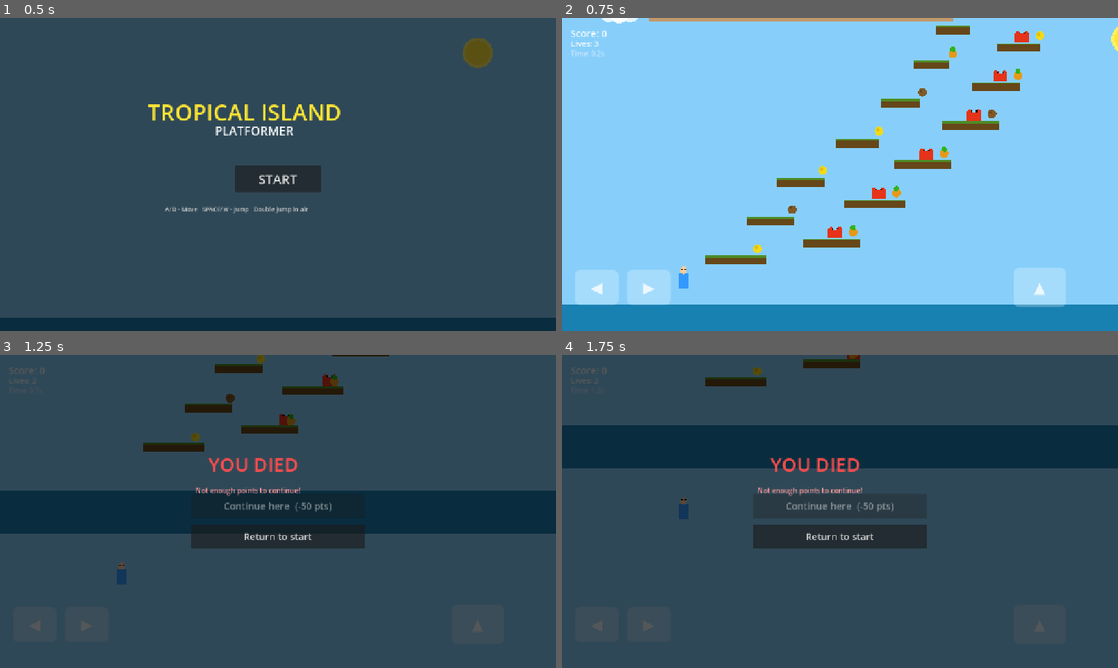
Above: before the commit, frames 1-4 (two rows, left to right).
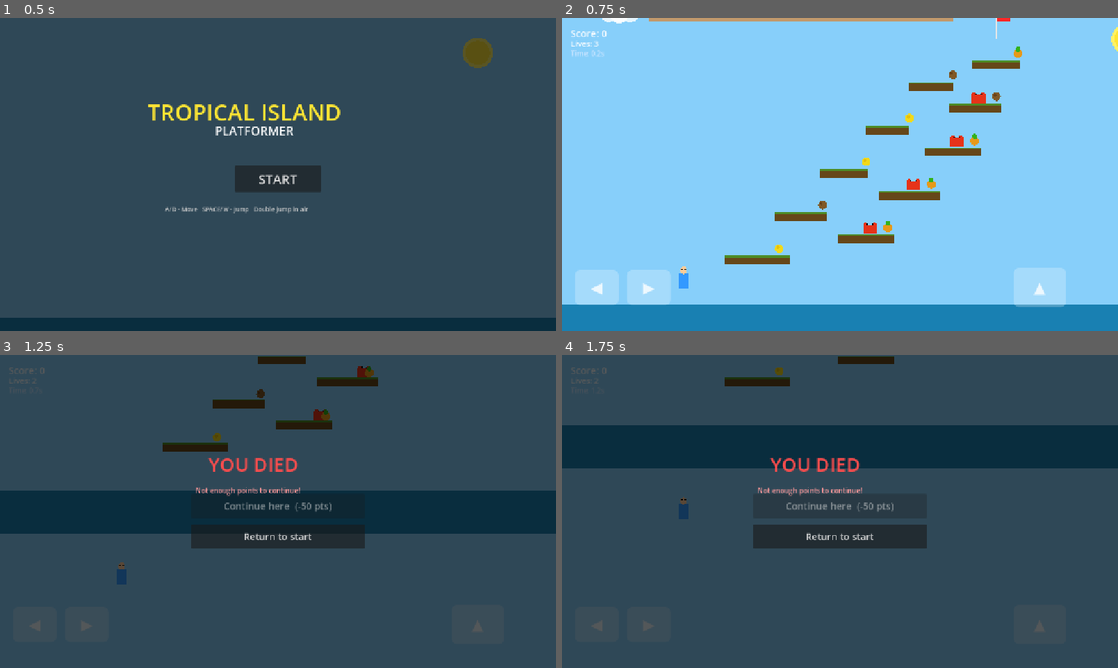
Above: after the commit, the same moments.

Repository: basic-scientia/Tropical-Island-Platformer
Game: Godot game, scene res://main.tscn
The game is run twice, just before and just after one commit, with the same random seed, the same clock (stepped at 60 frames per second) and the same inputs.
Inputs:
- Up to frame 1 (0.5 s): no input
- Up to frame 2 (0.75 s): click "START" at 0.5 s
- Up to frame 3 (1.25 s): no input
- Up to frame 4 (1.75 s): hold D (move_right) from 1.28 s (still down); tap Space (jump) at 1.52 s

Frame 1 is identical in both runs. In frame 2, 6.6% of the frame differs, in the area x 25-87%, y 0-79%; in frame 3, 2.6%; in frame 4, 0.7%.

Commit message:
Simplify Level 1: clean layout, 10 platforms, proper ground

Diff:
--- a/main.gd
+++ b/main.gd
@@ -23,44 +23,37 @@
 
 	{
 		"start": Vector2(80, 633),
-		"goal": Vector2(700, 30),
-		"goal_label": "DONKEY",
+		"goal": Vector2(800, 80),
+		"goal_label": "META",
 		"platforms": [
-			[200, 590, 140],
-			[420, 550, 130],
-			[280, 500, 110],
-			[520, 460, 140],
-			[350, 410, 110],
-			[630, 370, 130],
-			[480, 320, 100],
-			[740, 280, 130],
-			[580, 230, 90],
-			[800, 190, 110],
-			[650, 140, 80],
-			[850, 100, 100],
-			[700, 60, 80]
+			[250, 590, 150],
+			[500, 540, 130],
+			[350, 490, 120],
+			[600, 440, 140],
+			[450, 390, 110],
+			[700, 340, 130],
+			[550, 290, 100],
+			[750, 240, 120],
+			[650, 190, 100],
+			[800, 140, 110]
 		],
 		"enemies": [
-			[420, 530],
-			[520, 440],
-			[630, 350],
-			[740, 260],
-			[800, 170],
-			[850, 80]
+			[500, 520],
+			[600, 420],
+			[700, 320],
+			[750, 220]
 		],
 		"fruits": [
-			[250, 560],
-			[470, 520],
-			[330, 470],
-			[570, 430],
-			[400, 380],
-			[680, 340],
-			[530, 290],
-			[790, 250],
-			[630, 200],
-			[850, 160],
-			[700, 110],
-			[900, 70]
+			[300, 560],
+			[550, 510],
+			[400, 460],
+			[650, 410],
+			[500, 360],
+			[750, 310],
+			[600, 260],
+			[800, 210],
+			[700, 160],
+			[850, 110]
 		]
 	},
 	{
@@ -278,6 +271,7 @@
 	continue_cost = 50
 	var start = get_node_or_null("StartScreen")
 	if start:
+		start.visible = false
 		start.queue_free()
 	_create_ground()
 	_create_player()
